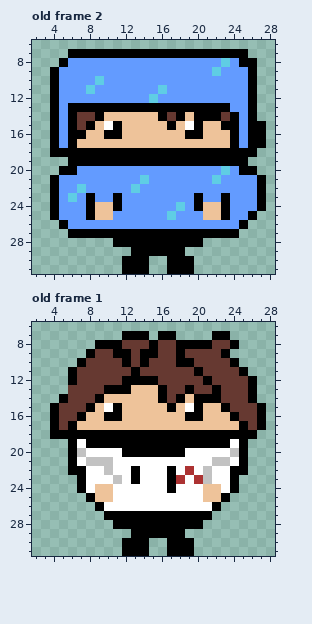
Two versions of one pixel-art file, Aquinoluche.ase. The picture above is the old version.
32x32 pixels, 7 frames. Shown: old frame 2: x 2..28, y 6..31; old frame 1: x 2..28, y 6..31. The commit also changed other frames, which this record leaves out.
The result:
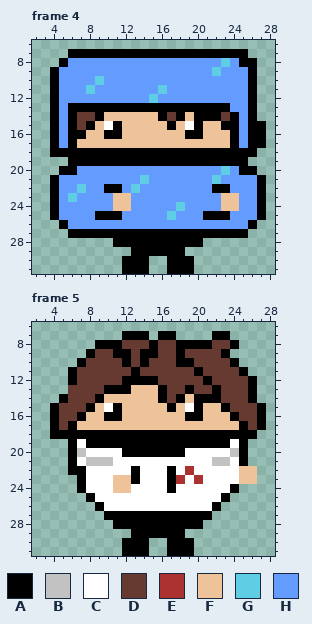
Palette (. is transparent): A #000000  B #c2c2c2  C #ffffff  D #663931  E #ac3232  F #eec39a  G #5fcde4  H #639bff
A new or re-ordered frame is compared with the old frame closest to it.
The edit:
{"change": "frames 7 -> 9"}
{"where": "frame 4 is new; against old frame 2"}
{"frame":4,"y":22,"x":10,"old":"HH","new":"AA"}
{"frame":4,"y":22,"x":22,"old":"HH","new":"AA"}
{"frame":4,"y":23,"x":8,"old":"A","new":"H"}
{"frame":4,"y":23,"x":11,"old":"AH","new":"FF"}
{"frame":4,"y":23,"x":20,"old":"A","new":"H"}
{"frame":4,"y":23,"x":23,"old":"AH","new":"FF"}
{"frame":4,"y":24,"x":8,"old":"AFFAH","new":"HHHFF"}
{"frame":4,"y":24,"x":20,"old":"AFFAH","new":"HHHFF"}
{"frame":4,"y":25,"x":8,"old":"AFFH","new":"HAAA"}
{"frame":4,"y":25,"x":21,"old":"FF","new":"AA"}
{"frame":4,"y":25,"x":26,"old":"A.","new":"HA"}
{"frame":4,"y":26,"x":25,"old":"A.","new":"HA"}
{"frame":4,"y":27,"x":25,"old":".","new":"A"}
{"where": "frame 5 is new; against old frame 1"}
{"frame":5,"y":22,"x":10,"old":"B","new":"C"}
{"frame":5,"y":22,"x":21,"old":"B","new":"C"}
{"frame":5,"y":22,"x":24,"old":"AA.","new":"CFF"}
{"frame":5,"y":23,"x":11,"old":"BC","new":"FF"}
{"frame":5,"y":23,"x":21,"old":"B","new":"C"}
{"frame":5,"y":23,"x":24,"old":"A..","new":"CFF"}
{"frame":5,"y":24,"x":9,"old":"FFCC","new":"CCFF"}
{"frame":5,"y":24,"x":21,"old":"FF","new":"CC"}
{"frame":5,"y":25,"x":9,"old":"FF","new":"CC"}
{"frame":5,"y":25,"x":21,"old":"FF","new":"CC"}
{"label":"changed","picture_box":[86,184,131,220]}
{"label":"changed","picture_box":[194,184,266,238]}
{"label":"changed","picture_box":[95,466,131,502]}
{"label":"changed","picture_box":[203,466,257,502]}
